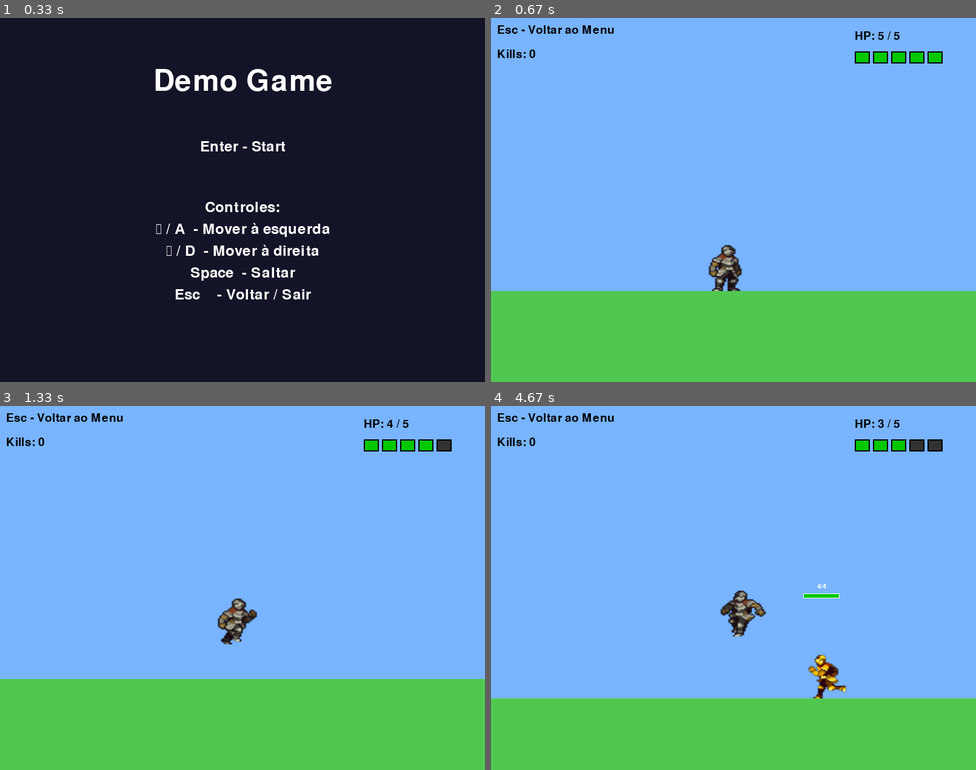
Above: before the commit, frames 1-4 (two rows, left to right).
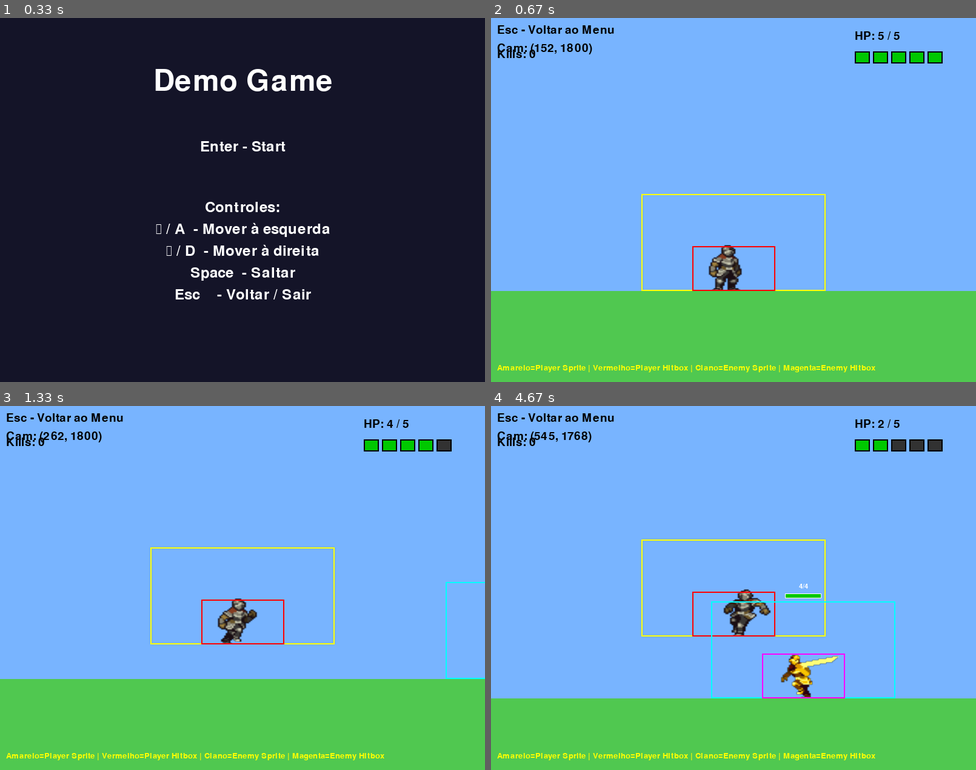
Above: after the commit, the same moments.

Repository: juniodevs/PyGameProject
Game: pygame game, started from src/main.py
The game is run twice, just before and just after one commit, with the same random seed, the same clock (stepped at 60 frames per second) and the same inputs.
Inputs:
- Up to frame 1 (0.33 s): no input
- Up to frame 2 (0.67 s): tap Enter at 0.33 s
- Up to frame 3 (1.33 s): hold H 0.67-1.13 s; hold Right 0.67-1.13 s; hold Right from 1.17 s (still down); tap Space at 1.23 s
- Up to frame 4 (4.67 s): tap Space at 1.53, 1.73, 2.07, 2.37, 2.57, 2.87, 3.13, 3.43, 3.57, 3.97, 4.27, 4.63 s; release Right at 1.63 s; hold Up 1.67-1.97 s; hold Right 2-2.47 s; hold Left 2.5-3.03 s; hold Left 3.07-3.47 s; hold Up 3.5-3.87 s; hold Right 3.9-4.53 s; hold Left from 4.57 s (still down)

Frame 1 is identical in both runs. In frame 2, 1.3% of the frame differs, in the area x 1-80%, y 7-98%; in frame 3, 1.5%; in frame 4, 3.4%, in the area x 1-86%, y 3-98%.

Commit message:
Refactor hitbox dimensions for player and enemy for improved collision detection; add debug hitboxes in gameplay scene for testing.

Diff:
--- a/src/game/entities/enemy.py
+++ b/src/game/entities/enemy.py
@@ -26,8 +26,8 @@
 
         # Actual character hitbox (proportional to sprite)
         # Much larger to match sprite size better
-        self.hitbox_width = 80
-        self.hitbox_height = 50
+        self.hitbox_width = 137
+        self.hitbox_height = 74
 
         # Movement
         self.speed = 3.0
--- a/src/game/entities/player.py
+++ b/src/game/entities/player.py
@@ -18,8 +18,8 @@
         self.rect = pygame.Rect(x, y, self.width, self.height)
 
         # Hitbox (same as enemy for consistency)
-        self.hitbox_width = 80
-        self.hitbox_height = 50
+        self.hitbox_width = 137
+        self.hitbox_height = 74
 
         # Movement
         self.speed = 5
--- a/src/game/scenes/gameplay.py
+++ b/src/game/scenes/gameplay.py
@@ -53,8 +53,6 @@
             # Attack with Ctrl -> call player's attack animation
             if event.key in (pygame.K_LCTRL, pygame.K_RCTRL):
                 self.player.attack()
-                # Check collision with enemies for damage
-                self._check_player_attack_collision()
             # Test damage with 'H' key (for testing HP system)
             if event.key == pygame.K_h:
                 self.player.take_damage(1)
@@ -68,6 +66,9 @@
         # Update enemies
         for enemy in self.enemies:
             enemy.update(self.player, self.world_width, self.world_height, self.ground_y)
+
+        # Check player attack collisions with enemies
+        self._check_player_attack_collision()
 
         # Check enemy attack collisions with player
         self._check_enemy_attack_collision()
@@ -130,6 +131,9 @@
         if player_screen_rect.right > 0 and player_screen_rect.left < self.screen_width:
             self.player.draw_at(screen, player_screen_rect.topleft)
 
+        # Debug: Draw collision hitboxes
+        self._draw_debug_hitboxes(screen)
+
         # HUD / instructions (fixed to screen, not affected by camera)
         instr = self.font.render('Esc - Voltar ao Menu', True, BLACK)
         screen.blit(instr, (10, 10))
@@ -144,6 +148,10 @@
         # If player is dead, show death countdown
         if self.is_dead:
             self._draw_death_countdown(screen)
+
+        # Debug: show camera position
+        cam_debug = self.font.render(f'Cam: ({int(self.camera.x)}, {int(self.camera.y)})', True, BLACK)
+        screen.blit(cam_debug, (10, 40))
 
     def _draw_hp_overlay(self, screen):
         """Draw HP overlay showing current HP / max HP as visual hearts/bars."""
@@ -323,6 +331,33 @@
         text_rect = hp_text.get_rect(center=(enemy_screen_rect.centerx, bar_y - 12))
         screen.blit(hp_text, text_rect)
 
+    def _draw_debug_hitboxes(self, screen):
+        """Draw debug hitboxes for collision detection testing."""
+        # Draw player sprite rect (yellow outline)
+        player_screen_rect = self.camera.apply(self.player.rect)
+        pygame.draw.rect(screen, (255, 255, 0), player_screen_rect, 2)
+
+        # Draw player hitbox (red outline)
+        player_hitbox = self.player.get_hitbox()
+        player_hitbox_screen = self.camera.apply(player_hitbox)
+        pygame.draw.rect(screen, (255, 0, 0), player_hitbox_screen, 2)
+
+        # Draw enemy rects and hitboxes
+        for enemy in self.enemies:
+            # Draw enemy sprite rect (cyan outline)
+            enemy_screen_rect = self.camera.apply(enemy.rect)
+            pygame.draw.rect(screen, (0, 255, 255), enemy_screen_rect, 2)
+
+            # Draw enemy hitbox (magenta outline)
+            enemy_hitbox = enemy.get_hitbox()
+            enemy_hitbox_screen = self.camera.apply(enemy_hitbox)
+            pygame.draw.rect(screen, (255, 0, 255), enemy_hitbox_screen, 2)
+
+        # Draw debug info
+        debug_font = pygame.font.Font(None, 20)
+        debug_text = debug_font.render('Amarelo=Player Sprite | Vermelho=Player Hitbox | Ciano=Enemy Sprite | Magenta=Enemy Hitbox', True, (255, 255, 0))
+        screen.blit(debug_text, (10, self.screen_height - 30))
+
     def _spawn_new_enemy(self):
         """Spawn a new enemy at a random location on the map."""
         # Random X position across the map (avoid spawning too close to player)
